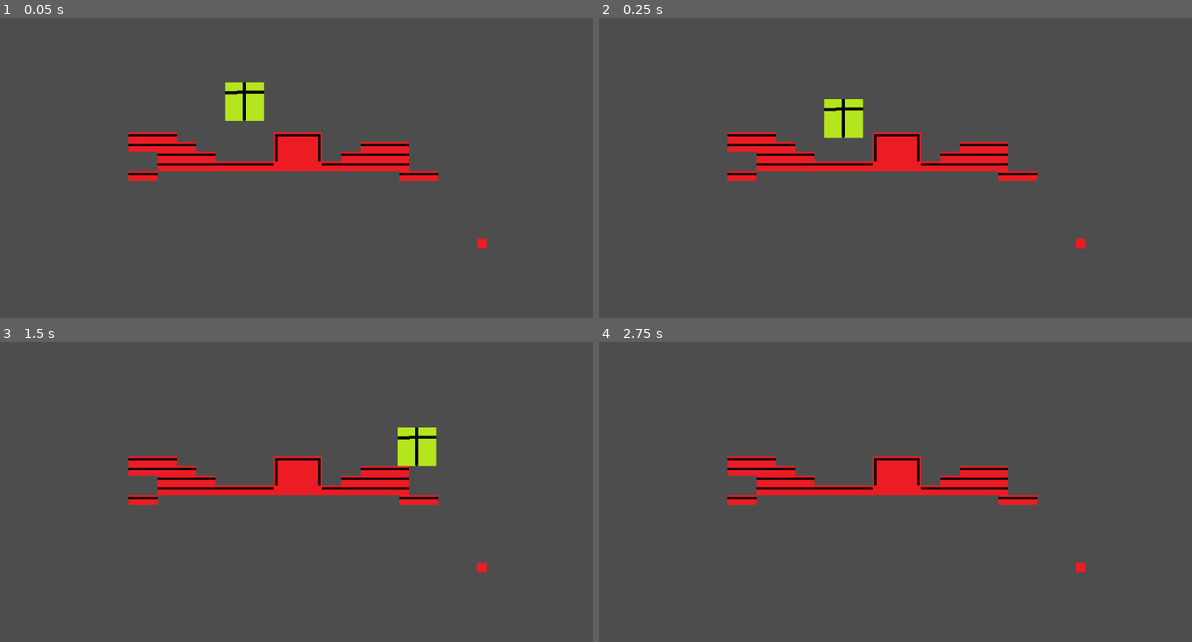
Above: before the commit, frames 1-4 (two rows, left to right).
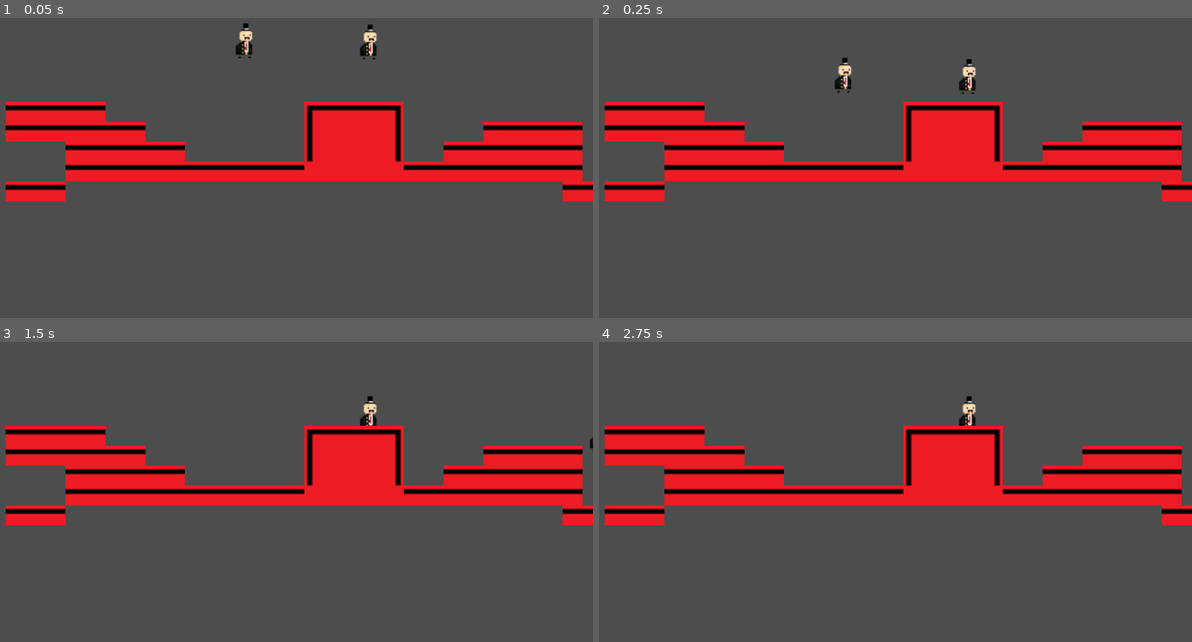
Above: after the commit, the same moments.

Repository: duolok/truth-seeker
Game: Godot game, scene res://scenes/level0.tscn
Same seed, same stepped clock (60 frames per second), same inputs: the game is played once before the commit and once after it. The project has no main scene, so this scene is started directly.
Inputs:
- Up to frame 1 (0.05 s): no input
- Up to frame 2 (0.25 s): no input
- Up to frame 3 (1.5 s): tap Enter (ui_accept) at 0.5, 0.77 s; hold Right (ui_right) from 0.53 s (still down)
- Up to frame 4 (2.75 s): tap Enter (ui_accept) at 1.52 s; release Right (ui_right) at 2.03 s; hold Left (ui_left) from 2.03 s (still down)

The runs differ from the first frame. In frame 1, 18% of the frame differs, in the area x 0-100%, y 1-78%; in frame 2, 18%, in the area x 0-100%, y 13-78%; in frame 3, 18%; in frame 4, 17%.

Commit message:
npc standing

Diff:
--- /dev/null
+++ b/scenes/character_body_2d_2.gd
@@ -0,0 +1,9 @@
+extends CharacterBody2D
+
+func _physics_process(delta: float) -> void:
+	# Add the gravity.
+	if not is_on_floor():
+		velocity += get_gravity() * delta
+
+
+	move_and_slide()
--- a/scenes/level0.tscn
+++ b/scenes/level0.tscn
@@ -1,7 +1,8 @@
-[gd_scene load_steps=7 format=3 uid="uid://c0ipvfvhrpxo6"]
+[gd_scene load_steps=8 format=3 uid="uid://bgcpm7jagfsai"]
 
 [ext_resource type="Script" path="res://character_body_2d.gd" id="1_yubbt"]
-[ext_resource type="Texture2D" uid="uid://bkw33sauha6p4" path="res://assets/player.png" id="2_hrrg2"]
+[ext_resource type="Texture2D" uid="uid://dir5033ggeqn4" path="res://assets/sprites/cica/Idle_1.png" id="2_bk2d1"]
+[ext_resource type="Script" path="res://scenes/character_body_2d_2.gd" id="3_bfyak"]
 [ext_resource type="Texture2D" uid="uid://dvjsh0d0hl1el" path="res://assets/redblock.png" id="3_l5xca"]
 
 [sub_resource type="CircleShape2D" id="CircleShape2D_18cu2"]
@@ -48,10 +49,21 @@
 script = ExtResource("1_yubbt")
 
 [node name="Sprite2D" type="Sprite2D" parent="CharacterBody2D"]
-texture = ExtResource("2_hrrg2")
+texture = ExtResource("2_bk2d1")
 
 [node name="CollisionShape2D" type="CollisionShape2D" parent="CharacterBody2D"]
-scale = Vector2(3.32, 3.32)
+scale = Vector2(1.18, 1.18)
+shape = SubResource("CircleShape2D_18cu2")
+
+[node name="CharacterBody2D2" type="CharacterBody2D" parent="."]
+position = Vector2(100, -98.935)
+script = ExtResource("3_bfyak")
+
+[node name="Sprite2D" type="Sprite2D" parent="CharacterBody2D2"]
+texture = ExtResource("2_bk2d1")
+
+[node name="CollisionShape2D" type="CollisionShape2D" parent="CharacterBody2D2"]
+scale = Vector2(1.18, 1.18)
 shape = SubResource("CircleShape2D_18cu2")
 
 [node name="TileMap" type="TileMap" parent="."]
@@ -61,3 +73,4 @@
 layer_0/tile_data = PackedInt32Array(65532, 65537, 0, 65533, 65537, 0, 65534, 131073, 0, 65535, 131073, 0, 0, 131073, 0 …(1240 unchanged characters)…
 
 [node name="Camera2D" type="Camera2D" parent="."]
+zoom = Vector2(2.055, 2.055)
Not shown, added: assets/sprites/cica/Idle_1.png.import
Not shown, added: assets/sprites/cica/Idle_2.png.import
